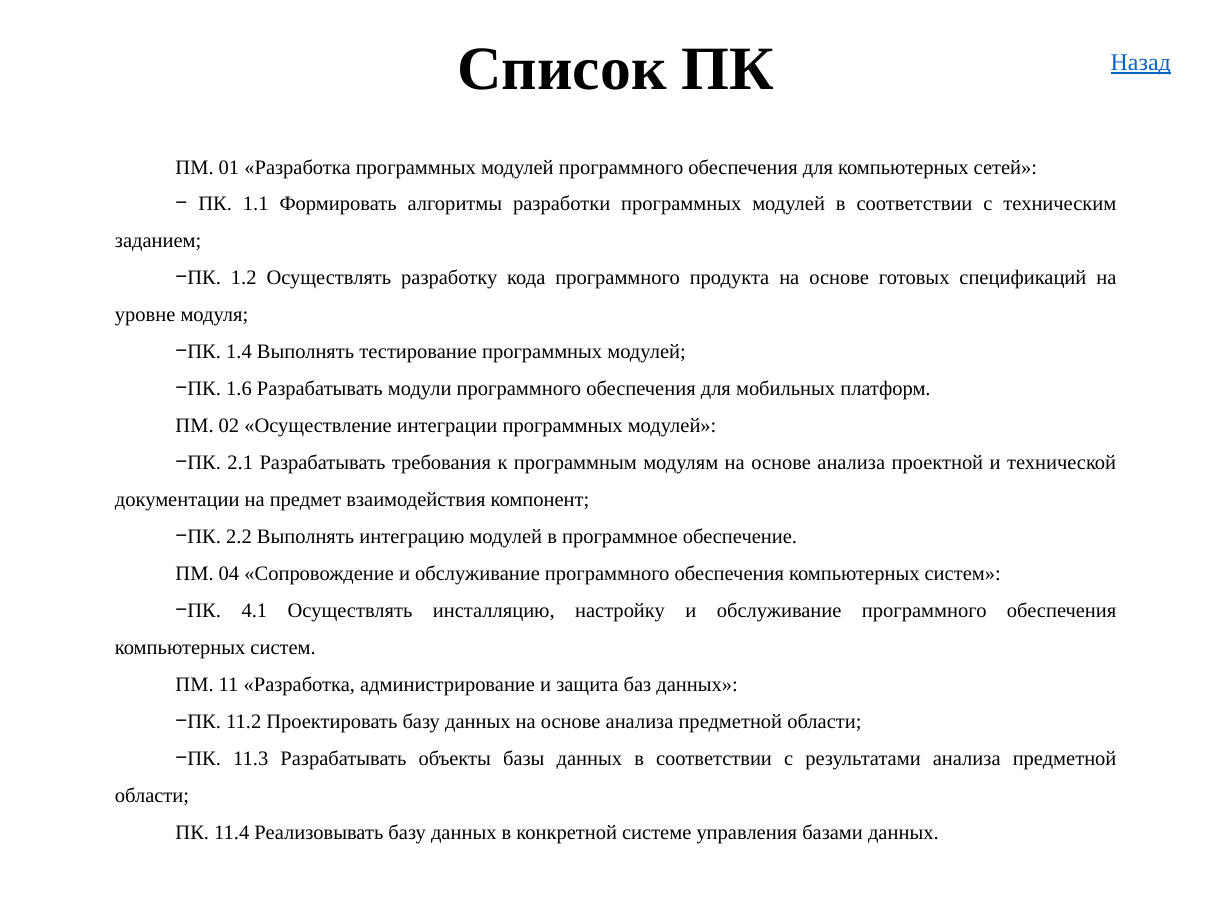
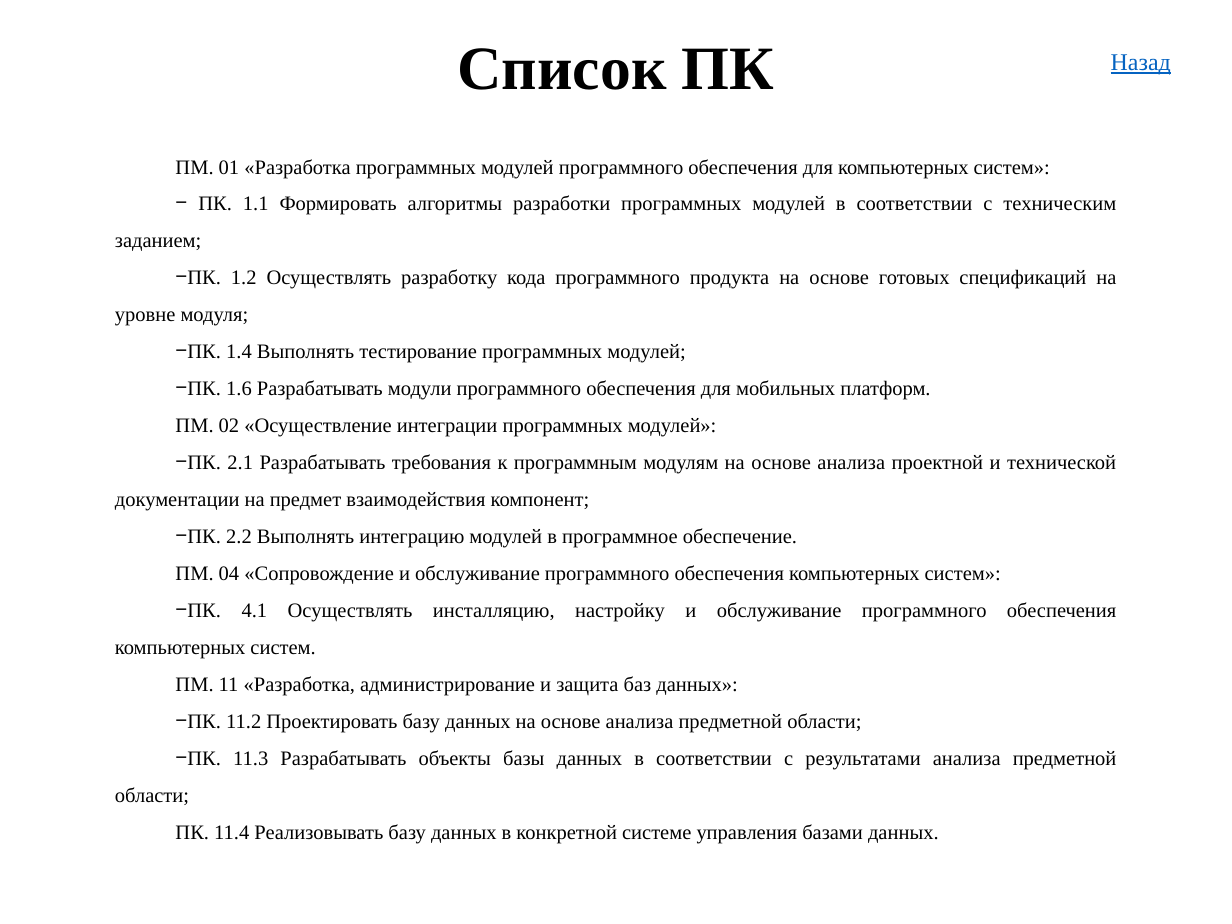
Before and after one commit to AntonSidorov1/DiplomProject, a slide deck: slide 16 of сидоров антон дмитриевич, Группа 493 - Презентация.pptx. Drawn at 1232x924 pixels with LibreOffice and Linux fonts; fonts in the diff are those of the drawing. Boxes give left, top, right and bottom in pixels: in the first picture for what was removed or moved away, otherwise in the second. Text is boxed around its words. In the diff, an @@ line names an element or a change of style, - is before the commit and + after.

```diff
--- a/сидоров антон дмитриевич, Группа 493 - Презентация.pptx
+++ b/сидоров антон дмитриевич, Группа 493 - Презентация.pptx
@@ text at bbox=[175, 159, 1050, 179]: text changed @@
-ПМ. 01 «Разработка программных модулей программного обеспечения для компьютерных сетей»:
+ПМ. 01 «Разработка программных модулей программного обеспечения для компьютерных систем»:
```
Also in this commit, not shown: 3 other slides changed, 2 other files.
